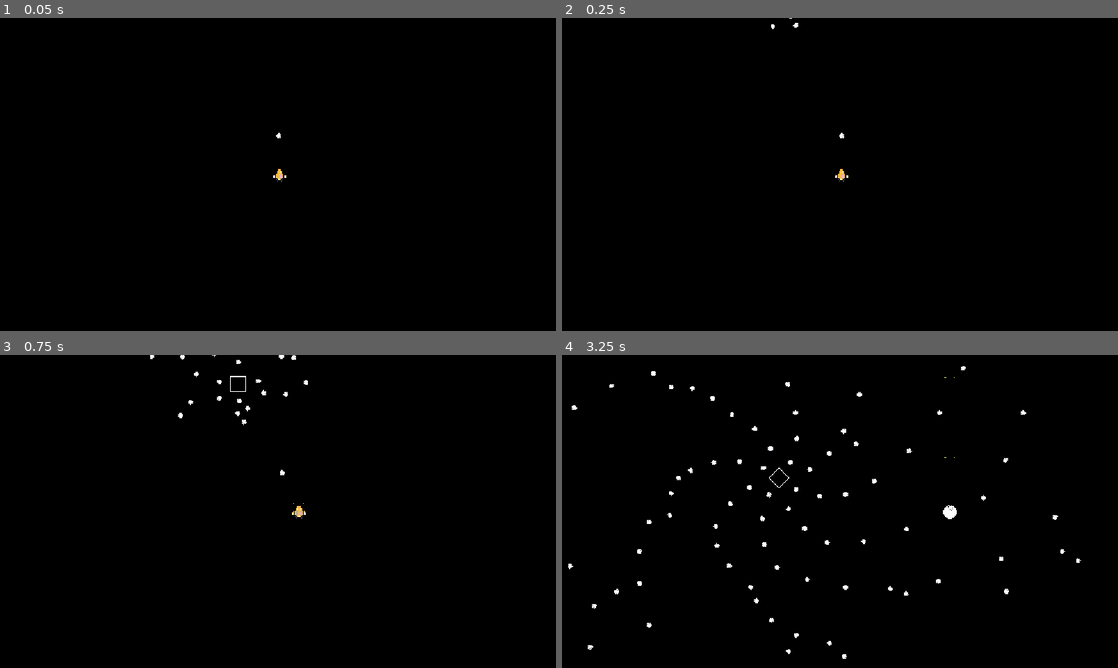
Above: before the commit, frames 1-4 (two rows, left to right).
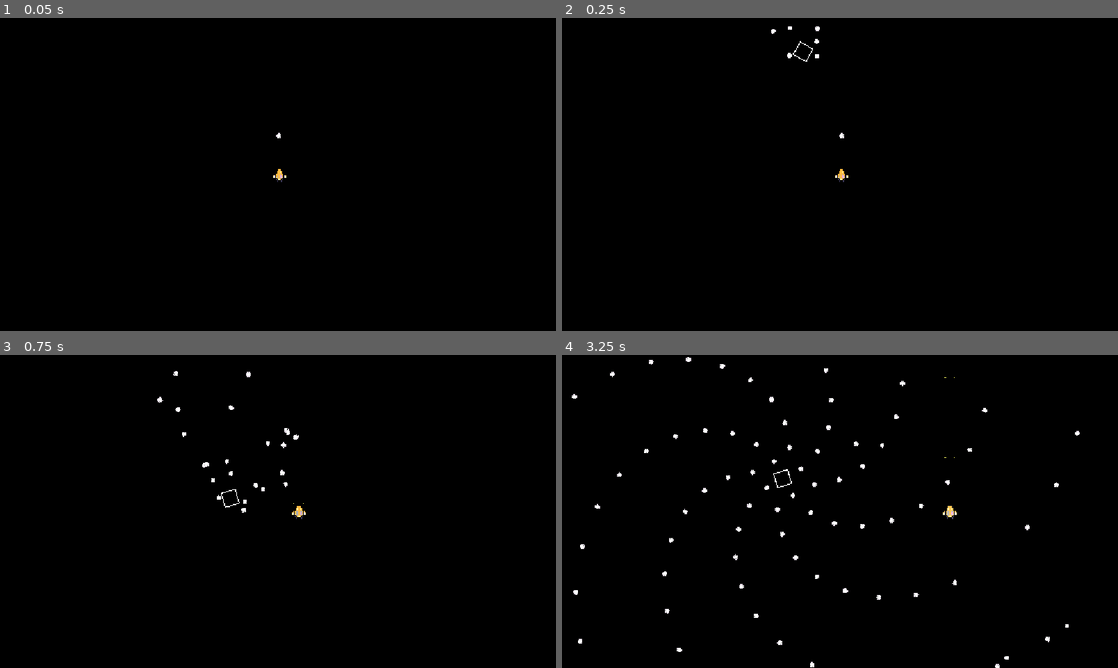
Above: after the commit, the same moments.

Repository: Draftier/Geometric-Invasion-CSS-497
Game: Godot game, scene res://scenes/game.tscn
Two runs of this game, one before a commit and one after it. Both use one fixed random seed, a clock stepped at 60 frames per second and the inputs below.
Inputs:
- Up to frame 1 (0.05 s): no input
- Up to frame 2 (0.25 s): no input
- Up to frame 3 (0.75 s): hold Right (right) from 0.53 s (still down); hold Z (shoot) from 0.53 s (still down)
- Up to frame 4 (3.25 s): release Right (right) at 1.28 s; release Z (shoot) at 1.28 s; hold Down (down) 1.28-2.03 s; tap Z (shoot) at 1.35, 2.3, 2.85 s; hold Right (right) 2.03-2.78 s; hold Shift (slow) 2.03-2.78 s; hold Up (up) from 2.78 s (still down)

Frame 1 is identical in both runs. In frame 2, 0.1% of the frame differs, in the area x 37-47%, y 0-14%; in frame 3, 0.5%; in frame 4, 1.7%, in the area x 1-94%, y 0-100%.

Commit message:
Started work on spawners and level manager. Also working on seperating enemy between manually pathed and mathematically pathed enemies.
- Created inherited pathed enemy scene
- Made some basic code for level manager to keep track of time and execute events based on time
- TODO: Be sure to make it so that there are two different types of enemies that can spawn in the spawner (drawn path, math path) (Focus on math path for now)

Diff:
--- a/geometric-invasion/scenes/enemy.tscn
+++ b/geometric-invasion/scenes/enemy.tscn
@@ -1,7 +1,7 @@
 [gd_scene format=3 uid="uid://cp837cm6qinkj"]
 
+[ext_resource type="Script" uid="uid://r8sg2ki5fssr" path="res://scripts/enemy/pathed_enemy.gd" id="1_5uy6h"]
 [ext_resource type="Texture2D" uid="uid://dtb2vka5e01d3" path="res://assets/sprites/enemy.png" id="1_7p1mj"]
-[ext_resource type="Script" uid="uid://p2i60h7gnk8k" path="res://scripts/enemy/enemy.gd" id="1_md0e3"]
 [ext_resource type="Shader" uid="uid://cqv7cjdn8x0b5" path="res://shaders/flash.tres" id="2_4ra3w"]
 [ext_resource type="Texture2D" uid="uid://du835wqb2j21b" path="res://assets/sprites/bitmap.png" id="4_5uy6h"]
 
@@ -17,7 +17,7 @@
 position = Vector2(0, 1)
 collision_layer = 2
 collision_mask = 9
-script = ExtResource("1_md0e3")
+script = ExtResource("1_5uy6h")
 
 [node name="CollisionShape2D" type="CollisionShape2D" parent="." unique_id=1199752919]
 shape = SubResource("RectangleShape2D_8tegq")
--- a/geometric-invasion/scenes/game.tscn
+++ b/geometric-invasion/scenes/game.tscn
@@ -1,10 +1,11 @@
 [gd_scene format=4 uid="uid://btytpnf13ov48"]
 
 [ext_resource type="PackedScene" uid="uid://bqcpjm6w37etq" path="res://scenes/player.tscn" id="1_uwrxv"]
+[ext_resource type="PackedScene" uid="uid://cjye6s0e01omf" path="res://scenes/level_manager.tscn" id="2_gee14"]
 [ext_resource type="Resource" uid="uid://domh45urchay3" path="res://assets/resources/player/destroyer.tres" id="2_yqjtg"]
-[ext_resource type="PackedScene" uid="uid://cp837cm6qinkj" path="res://scenes/enemy.tscn" id="3_lnu2h"]
 [ext_resource type="Texture2D" uid="uid://bvt77d3gapc08" path="res://assets/sprites/background_1.png" id="4_lbhrr"]
 [ext_resource type="PackedScene" uid="uid://d02ey725i8t81" path="res://scenes/obstacle_bullet_base.tscn" id="5_iywne"]
+[ext_resource type="PackedScene" uid="uid://dciaijg0embcp" path="res://scenes/pathed_enemy.tscn" id="6_p57ef"]
 
 [sub_resource type="TileSetAtlasSource" id="TileSetAtlasSource_iywne"]
 texture = ExtResource("4_lbhrr")
@@ -28,6 +29,9 @@
 [node name="Game" type="Node2D" unique_id=1466998741]
 metadata/_edit_vertical_guides_ = [-289.0, 239.0]
 metadata/_edit_horizontal_guides_ = [-281.0, 294.0]
+
+[node name="LevelManager" parent="." unique_id=1305954196 node_paths=PackedStringArray("spawners") instance=ExtResource("2_gee14")]
+spawners = [null]
 
 [node name="Background" type="TileMapLayer" parent="." unique_id=1758883545]
 tile_map_data = PackedByteArray("AAD3//D/AAAAAAAAAAD3//H/AAAAAAAAAAD3//L/AAAAAAAAAAD3//P/AAAAAAAAAAD3//T/AAAAAAAAAAD3// …(61136 unchanged characters)…
@@ -54,11 +58,10 @@
 rotation = 1.0824624
 loop = false
 
-[node name="Enemy" parent="Path2D/PathFollow2D" unique_id=1367146779 node_paths=PackedStringArray("path") instance=ExtResource("3_lnu2h")]
-position = Vector2(1.5258789e-05, 1.0000038)
-move_speed = 3
+[node name="Pathed_Enemy" parent="Path2D/PathFollow2D" unique_id=1367146779 node_paths=PackedStringArray("path") instance=ExtResource("6_p57ef")]
+position = Vector2(-2.180191, -2.290577)
+rotation = -1.0824624
 path = NodePath("..")
-free_on_path_complete = false
 
 [node name="Borders" type="Node2D" parent="." unique_id=83428441]
 
--- a/geometric-invasion/scenes/level_manager.tscn
+++ b/geometric-invasion/scenes/level_manager.tscn
@@ -5,10 +5,6 @@
 [node name="LevelManager" type="Node" unique_id=1305954196]
 script = ExtResource("1_06fa7")
 
-[node name="ObstacleSpawners" type="Node" parent="." unique_id=1994234290]
-
-[node name="SpriteSpawners" type="Node" parent="." unique_id=479129674]
-
 [node name="LevelTimer" type="Timer" parent="." unique_id=1173292609]
 wait_time = 120.0
 
--- /dev/null
+++ b/geometric-invasion/scenes/pathed_enemy.tscn
@@ -0,0 +1,5 @@
+[gd_scene format=3 uid="uid://dciaijg0embcp"]
+
+[ext_resource type="PackedScene" uid="uid://cp837cm6qinkj" path="res://scenes/enemy.tscn" id="1_wlvin"]
+
+[node name="Pathed_Enemy" unique_id=1367146779 instance=ExtResource("1_wlvin")]
--- a/geometric-invasion/scenes/spawn_point.tscn
+++ b/geometric-invasion/scenes/spawn_point.tscn
@@ -6,3 +6,4 @@
 script = ExtResource("1_ebynj")
 
 [node name="Marker2D" type="Marker2D" parent="." unique_id=1386965850]
+visible = false
--- a/geometric-invasion/scripts/ShootPoint/shoot_point.gd
+++ b/geometric-invasion/scripts/ShootPoint/shoot_point.gd
@@ -18,6 +18,7 @@
 func shoot() -> void:
 	# Fire bullet then reset can_shoot flag so that we can keep bullet fire rate within timer time
 	if can_shoot == true:
+		# Instantiate the bullet shot by player, set speed, positiona, and rotation and start firerate timer
 		var player_bullet = PLAYER_BULLET.instantiate() as Area2D
 		player_bullet.speed = 1000
 		player_bullet.global_position = $Muzzle.position
--- a/geometric-invasion/scripts/enemy/enemy.gd
+++ b/geometric-invasion/scripts/enemy/enemy.gd
@@ -22,8 +22,7 @@
 @export var move_speed = 10
 
 @export var health = 100
-@export var path : PathFollow2D
-@export var free_on_path_complete : bool = true
+
 
 func _ready() -> void:
 	# Calculate the step distance between each spawn point around the enemy
@@ -44,18 +43,7 @@
 	shoot_timer.start()
 
 func _process(delta: float) -> void:
-	# Calculate new rotations for the pivot(rotater) each frame
-	var new_rotation = rotater.rotation_degrees + rotate_speed * delta
-	# Apply the rotate to the rotater, make sure to use float modulo to wrap around 360
-	rotater.rotation_degrees = fmod(new_rotation, 360)
-
-	# Have the enemy follow a path at a certain speed
-	path.progress_ratio += delta * move_speed / 8
-
-	# When path done follow free the enemy
-	if path.progress_ratio >= 1.0 and free_on_path_complete:
-		queue_free()
-
+	rotate_pivot(delta)
 
 # Function to calculate health and hit upon getting hit by player bullet
 func take_damage() -> void:
@@ -78,3 +66,9 @@
 		bullet.speed = 250
 		bullet.position = s.global_position
 		bullet.rotation = s.global_rotation
+
+func rotate_pivot(delta) -> void:
+	# Calculate new rotations for the pivot(rotater) each frame
+	var new_rotation = rotater.rotation_degrees + rotate_speed * delta
+	# Apply the rotate to the rotater, make sure to use float modulo to wrap around 360
+	rotater.rotation_degrees = fmod(new_rotation, 360)
--- /dev/null
+++ b/geometric-invasion/scripts/enemy/pathed_enemy.gd
@@ -0,0 +1,15 @@
+extends "enemy.gd"
+
+@export var path : PathFollow2D
+@export var free_on_path_complete : bool = false
+
+func _process(delta: float) -> void:
+	# Have the enemy follow a path at a certain speed
+	path.progress_ratio += delta * move_speed / 8
+
+	# Rotate the pivot
+	rotate_pivot(delta)
+
+	# When path done follow free the enemy
+	if path.progress_ratio >= 1.0 and free_on_path_complete:
+		queue_free()
--- a/geometric-invasion/scripts/event/spawn_event.gd
+++ b/geometric-invasion/scripts/event/spawn_event.gd
@@ -2,6 +2,7 @@
 extends Node
 
 @export var time : float
-@export var path : Path2D
-@export var obstacle : PackedScene
-@export var spawner : PackedScene
+@export var path : PathFollow2D
+@export var obstacle_pattern : Array[PackedScene]
+@export var spawner : int
+@export var num_enemies : int
--- a/geometric-invasion/scripts/level_manager/level_manager.gd
+++ b/geometric-invasion/scripts/level_manager/level_manager.gd
@@ -1,30 +1,56 @@
 extends Node
 
 @export var end_change_scene : PackedScene
-@export var spawners : Dictionary[int, String]
+@export var spawners : Array[Node]
 @export var events : Array[Spawn_Event]
+@export var level_time : float
 
 var event_index = 0
+var current_time
+
 
 func _ready() -> void:
+
+	# Store the time in the timer
+	$LevelTimer.wait_time = level_time
+
+	# Initialize current time
+	current_time = (($LevelTimer.get_time_left() - $LevelTimer.wait_time) * -1)
+
+	# Sort the events by the time they occur
 	events.sort_custom(sort_events_ascending)
+	# Start the timer
 	$LevelTimer.start()
 
+
 func _process(delta: float) -> void:
-	event_index += 1
-	if events[event_index] == $LevelTimer.get_time_left():
-		execute_event(events[event_index])
+	# Calculate the current time every frame
+	current_time = (($LevelTimer.get_time_left() - $LevelTimer.wait_time) * -1)
+
+	# Iterate and execute events through the events every frame
+	if(events.size() - event_index > 0 and events.size() != 0):
+		for i in events.size():
+			if events[i].time >= current_time as int:
+				execute_event(events[i])
+			event_index += 1
 
 # At end of level change scene
 func _on_level_timer_timeout() -> void:
 	pass # Replace with function body.
 
+# Function to execute an event
+func execute_event(event : Spawn_Event) -> void:
+	for i in spawners:
+		if i.id == event.spawner:
+			i.spawn(event)
+	print(event.time)
 
-func execute_event(event : Spawn_Event) -> void:
 	pass
+
 
 # To use custom sort to sort events I create a custom callable
 func sort_events_ascending(a : Spawn_Event, b : Spawn_Event) -> bool:
-	if a.time < b.time:
-		return true
+	if a != null and b != null:
+		if a.time < b.time:
+			return true
 	return false
--- a/geometric-invasion/spawn_point.gd
+++ b/geometric-invasion/spawn_point.gd
@@ -1,5 +1,13 @@
 extends Node
 
-# @export var path : Path2D
-# @export var obstacle_types: Array[PackedScene]
-@export var obstacle_dic = {}
+@export var id : int
+
+func spawn(event : Spawn_Event) -> void:
+	print("hi")
+	for i in event.num_enemies:
+		print("first loop ran")
+		for j in event.obstacle_pattern:
+			print ("second loop ran")
+			var obstacle = j.instantiate()
+			obstacle.path = event.path
+			get_parent().add_child(obstacle)
Not shown, added: geometric-invasion/scripts/enemy/pathed_enemy.gd.uid
